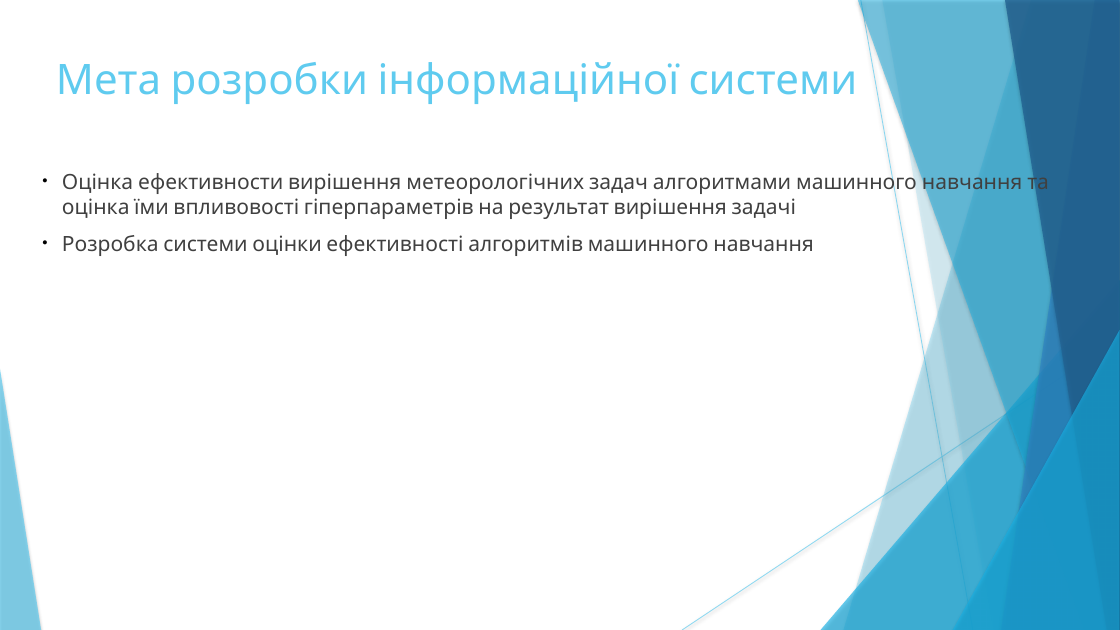
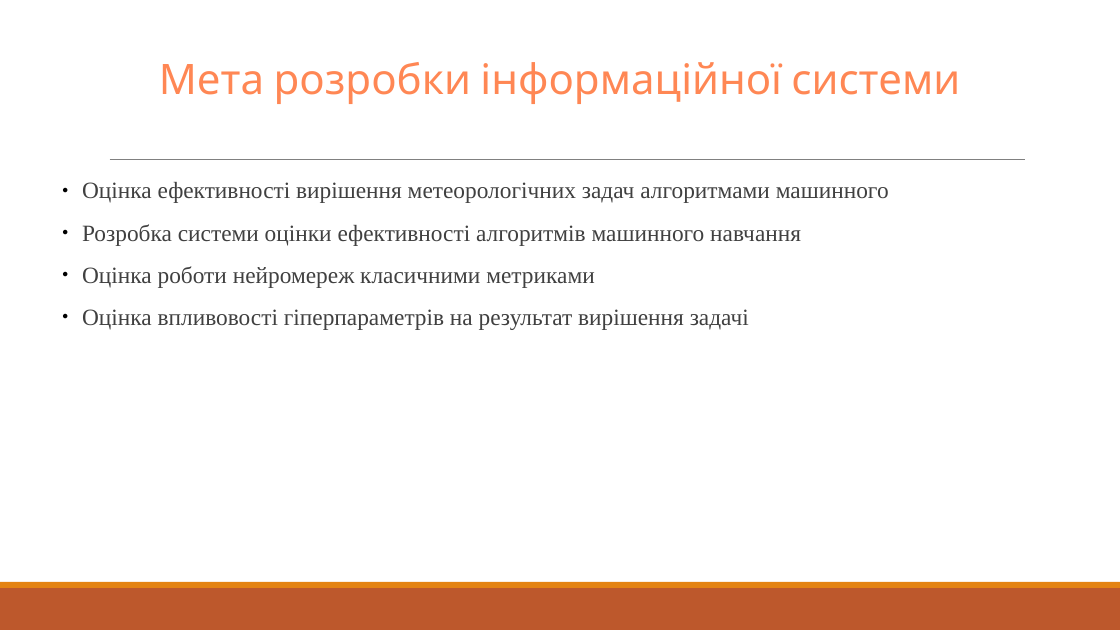
Before and after one commit to CodeMonsterPedro/Docs, a slide deck: slide 2 of demo.pptx. Drawn at 1120x630 pixels with LibreOffice and Linux fonts; fonts in the diff are those of the drawing. Boxes give left, top, right and bottom in pixels: in the first picture for what was removed or moved away, otherwise in the second. Text is boxed around its words. In the diff, an @@ line names an element or a change of style, - is before the commit and + after.

```diff
--- a/demo.pptx
+++ b/demo.pptx
@@ title "Мета розробки інформаційної системи" at <box>159,62,960,104</box>: text colour #5FCBEF to #FF8754; alignment left to centre @@
@@ subtitle "Оцінка ефективності вирішення метеорологічних задач ...": place and size @@
-subtitle "Оцінка ефективності вирішення метеорологічних задач ..." at <box>62,169,1049,256</box>
+subtitle "Оцінка ефективності вирішення метеорологічних задач ..." at <box>82,182,889,330</box>
@@ line added from (110, 160) to (1026, 160), #808080 0.5 pt @@
@@ subtitle at <box>82,182,889,203</box>: text changed; size 18 to 20 pt; font Cabin to Times New Roman @@
-● Оцінка ефективности вирішення метеорологічних задач алгоритмами машинного навчання та оцінка їми впливовості гіперпараметрів на результат вирішення задачі
+● Оцінка ефективності вирішення метеорологічних задач алгоритмами машинного
@@ subtitle at <box>82,224,801,246</box>: size 18 to 20 pt, font Cabin to Times New Roman in "Розробка системи оцінки ефективності алгоритмів машинного на ..."; more space between paragraphs @@
@@ subtitle at <box>82,266,749,330</box>: paragraphs added @@
+● Оцінка роботи нейромереж класичними метриками
+● Оцінка впливовості гіперпараметрів на результат вирішення задачі
@@ group removed at <box>0,0,1120,630</box>: 5 freeform shapes, 3 triangles, 2 lines @@
@@ rectangle added at <box>0,588,1120,630</box>, fill #BD582C @@
@@ rectangle added at <box>0,582,1120,588</box>, fill #E48312 @@
```
Also in this commit, not shown: 7 other slides changed, 3 slides added, 3 slides removed, 7 other files.
